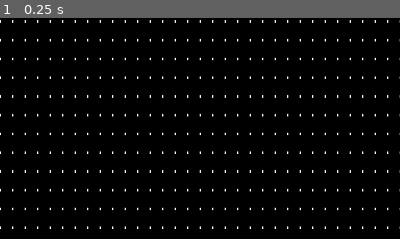
Above: before the commit, frame 1.
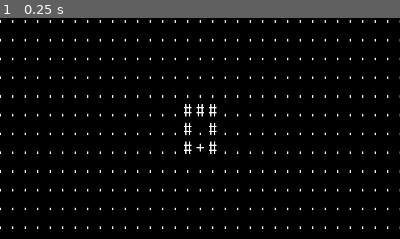
Above: after the commit, the same moment.

Repository: Coronyt/winternocte
Game: Godot game, scene res://world.tscn
Two runs of this game, one before a commit and one after it. Both use one fixed random seed, a clock stepped at 60 frames per second and the inputs below.
Inputs:
- Up to frame 1 (0.25 s): no input
The pictures show only the part of the screen within x 26-76%, y 9-59%; the shares and areas given below are measured in that part.

The runs differ from the first frame. In frame 1, 0.6% of the frame differs, in the area x 46-55%, y 38-62%.

Commit message:
Door entity triggered by moving into its cell

Diff:
--- a/atlas.gd
+++ b/atlas.gd
@@ -8,11 +8,13 @@
 	2 : Definition.new("#", [
 		GenericCollider,
 	]), # wall
-	3 : Definition.new("+", [
-		Openable.new("-")
-	]), # door
+	#3 : Definition.new("+", [
+		#Openable.new("-")
+	#]), # door
 }
 
 var entities: Dictionary[int, Definition] = {
 	1 : Definition.new("@", []), # player
+	2 : Definition.new("+", []), # door (closed)
+	3 : Definition.new("-", []), # door (open)
 }
--- a/canvas.gd
+++ b/canvas.gd
@@ -9,7 +9,7 @@
 			_cells[row].append(cell)
 
 # takes in a position and returns the cell at that position
-func get_cell(pos: Position):
+func get_cell(pos: Position) -> Cell:
 	var i: int = pos.x
 	var j: int = pos.y
 	return _cells[_cells.keys()[j]][i]
--- a/cell.gd
+++ b/cell.gd
@@ -4,11 +4,20 @@
 
 var id: int
 
+var entities: Array[Entity] = []
+
+func _ready():
+	self.entities = []
+
 func set_cell(cell_id: int):
 	_body.text = Atlas.cells[cell_id].glyph
 	self.id = cell_id
 
 # to render entity glyph over cell tile
-func set_entity(entity_id: int):
-	_body.text = Atlas.entities[entity_id].glyph
-	# TODO - should the cell object keep a list of entities which are "on" it?
+func set_entity(entity: Entity):
+	_body.text = Atlas.entities[entity.id].glyph
+	# append to local entity list
+	self.entities.append(entity)
+
+func reset_entities():
+	self.entities = []
--- /dev/null
+++ b/door.gd
@@ -0,0 +1,18 @@
+class_name Door extends Entity
+
+@export var pos_x: int
+@export var pos_y: int
+
+#var closed: bool
+
+func _init():
+	self.id = 2
+	#self.closed = true
+
+func _ready():
+	self.pos.x = pos_x
+	self.pos.y = pos_y
+
+func open():
+	#self.closed = false
+	self.id = 3
--- a/game.gd
+++ b/game.gd
@@ -11,10 +11,10 @@
 	[1,1,1,1,1,1,1,1,1,1,1,1,1,1,1,1,1,1,1,1,1,1,1,1,1,1,1,1,1,1,1,1,1,1,1,1,1,1,1,1,1,1,1,1,1,1,1,1,1,1,1,1,1,1,1,1,1,1,1,1,1,1,1,1],
 	[1,1,1,1,1,1,1,1,1,1,1,1,1,1,1,1,1,1,1,1,1,1,1,1,1,1,1,1,1,1,1,1,1,1,1,1,1,1,1,1,1,1,1,1,1,1,1,1,1,1,1,1,1,1,1,1,1,1,1,1,1,1,1,1],
 	[1,1,1,1,1,1,2,2,2,2,2,2,2,1,1,1,1,1,1,1,1,1,1,1,1,1,1,1,1,1,1,1,1,1,1,1,1,1,1,1,1,1,1,1,1,1,1,1,1,1,1,1,1,1,1,1,1,1,1,1,1,1,1,1],
-	[1,1,1,1,1,1,2,1,1,1,1,1,2,1,1,1,1,1,1,1,1,1,1,1,1,1,1,1,1,1,1,1,1,1,1,1,1,1,1,1,1,1,1,1,1,1,1,1,1,1,1,1,1,1,1,1,1,1,1,1,1,1,1,1],
-	[1,1,1,1,1,1,2,1,1,1,1,1,2,1,1,1,1,1,1,1,1,1,1,1,1,1,1,1,1,1,1,1,1,1,1,1,1,1,1,1,1,1,1,1,1,1,1,1,1,1,1,1,1,1,1,1,1,1,1,1,1,1,1,1],
-	[1,1,1,1,1,1,2,1,1,1,1,1,2,1,1,1,1,1,1,1,1,1,1,1,1,1,1,1,1,1,1,1,1,1,1,1,1,1,1,1,1,1,1,1,1,1,1,1,1,1,1,1,1,1,1,1,1,1,1,1,1,1,1,1],
-	[1,1,1,1,1,1,2,2,3,2,2,2,2,1,1,1,1,1,1,1,1,1,1,1,1,1,1,1,1,1,1,1,1,1,1,1,1,1,1,1,1,1,1,1,1,1,1,1,1,1,1,1,1,1,1,1,1,1,1,1,1,1,1,1],
+	[1,1,1,1,1,1,2,1,1,1,1,1,2,1,1,1,1,1,1,1,1,1,1,1,1,1,1,1,1,1,1,2,2,2,1,1,1,1,1,1,1,1,1,1,1,1,1,1,1,1,1,1,1,1,1,1,1,1,1,1,1,1,1,1],
+	[1,1,1,1,1,1,2,1,1,1,1,1,2,1,1,1,1,1,1,1,1,1,1,1,1,1,1,1,1,1,1,2,1,2,1,1,1,1,1,1,1,1,1,1,1,1,1,1,1,1,1,1,1,1,1,1,1,1,1,1,1,1,1,1],
+	[1,1,1,1,1,1,2,1,1,1,1,1,2,1,1,1,1,1,1,1,1,1,1,1,1,1,1,1,1,1,1,2,1,2,1,1,1,1,1,1,1,1,1,1,1,1,1,1,1,1,1,1,1,1,1,1,1,1,1,1,1,1,1,1],
+	[1,1,1,1,1,1,2,2,1,2,2,2,2,1,1,1,1,1,1,1,1,1,1,1,1,1,1,1,1,1,1,1,1,1,1,1,1,1,1,1,1,1,1,1,1,1,1,1,1,1,1,1,1,1,1,1,1,1,1,1,1,1,1,1],
 	[1,1,1,1,1,1,1,1,1,1,1,1,1,1,1,1,1,1,1,1,1,1,1,1,1,1,1,1,1,1,1,1,1,1,1,1,1,1,1,1,1,1,1,1,1,1,1,1,1,1,1,1,1,1,1,1,1,1,1,1,1,1,1,1],
 	[1,1,1,1,1,1,1,1,1,1,1,1,1,1,1,1,1,1,1,1,1,1,1,1,1,1,1,1,1,1,1,1,1,1,1,1,1,1,1,1,1,1,1,1,1,1,1,1,1,1,1,1,1,1,1,1,1,1,1,1,1,1,1,1],
 	[1,1,1,1,1,1,1,1,1,1,1,1,1,1,1,1,1,1,1,1,1,1,1,1,1,1,1,1,1,1,1,1,1,1,1,1,1,1,1,1,1,1,1,1,1,1,1,1,1,1,1,1,1,1,1,1,1,1,1,1,1,1,1,1],
@@ -37,6 +37,7 @@
 	var y_ind: int = 0
 	for row: Row in canvas.get_children():
 		for cell: Cell in row.get_children():
+			cell.reset_entities() # reset local entity list
 			cell.set_cell(demo_level[y_ind][x_ind])
 			x_ind += 1
 		y_ind += 1
@@ -45,7 +46,8 @@
 # will render all entities in the given list over the canvas
 func render_entities(canvas: Canvas, entities: EntityGroup):
 	for entity: Entity in entities.get_children():
-		canvas.get_cell(entity.pos).set_entity(entity.id)
+		var cell = canvas.get_cell(entity.pos)
+		cell.set_entity(entity)
 
 var action_queue: Array[Action] = []
 
--- a/move.gd
+++ b/move.gd
@@ -20,6 +20,11 @@
 		cand_x += 1
 	var cand_pos = Position.new(cand_x, cand_y)
 	var cand_cell = Game.active_canvas.get_cell(cand_pos)
+	print(cand_cell.entities)
+	# checking for entities in the target cell
+	for entity in cand_cell.entities:
+		if entity is Door:
+			entity.open()
 	if Atlas.cells[cand_cell.id].can_collide:
 		return false
 	return true
--- a/world.tscn
+++ b/world.tscn
@@ -6,6 +6,7 @@
 [ext_resource type="Script" uid="uid://bemlpqgnhsqna" path="res://canvas.gd" id="3_aqk2v"]
 [ext_resource type="Script" uid="uid://c1bfx5dvmr2sx" path="res://player.gd" id="5_036b0"]
 [ext_resource type="Script" uid="uid://c00up2otct0u3" path="res://entity_group.gd" id="5_dwbse"]
+[ext_resource type="Script" uid="uid://mlq6via5rkqu" path="res://door.gd" id="7_pkg7o"]
 
 [node name="_world" type="Node"]
 script = ExtResource("1_tlwt5")
@@ -1352,5 +1353,15 @@
 [node name="_entities" type="Node" parent="."]
 script = ExtResource("5_dwbse")
 
+[node name="Door1" type="Node" parent="_entities"]
+script = ExtResource("7_pkg7o")
+pos_x = 8
+pos_y = 10
+
+[node name="Door2" type="Node" parent="_entities"]
+script = ExtResource("7_pkg7o")
+pos_x = 32
+pos_y = 9
+
 [node name="Player" type="Node" parent="_entities"]
 script = ExtResource("5_036b0")
Not shown, added: door.gd.uid
Not shown: 1 places in world.tscn that only renumber resources
